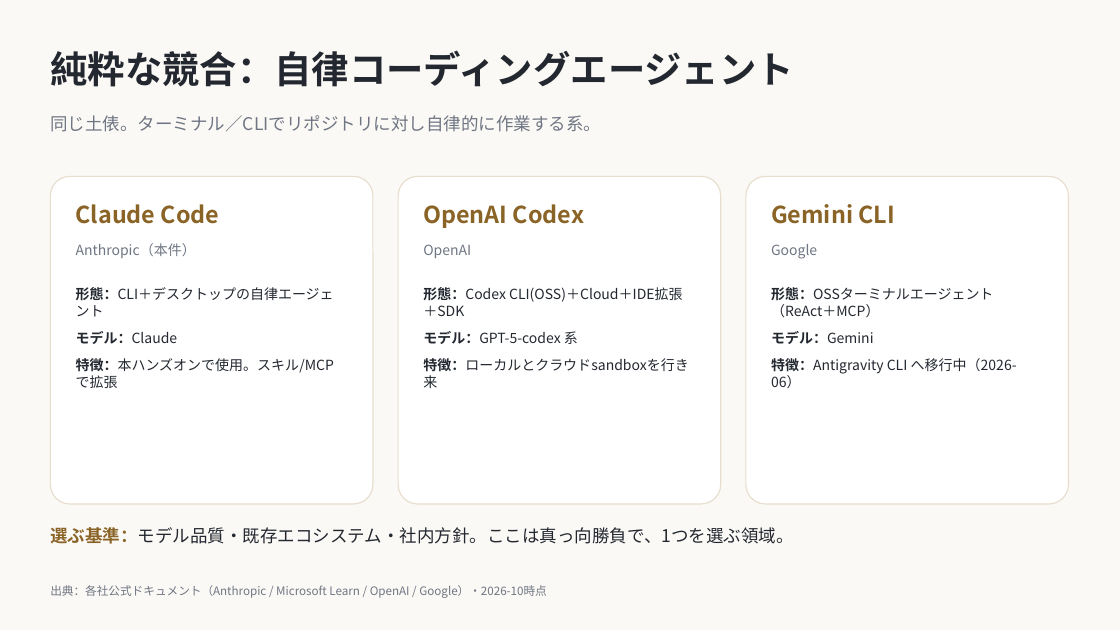
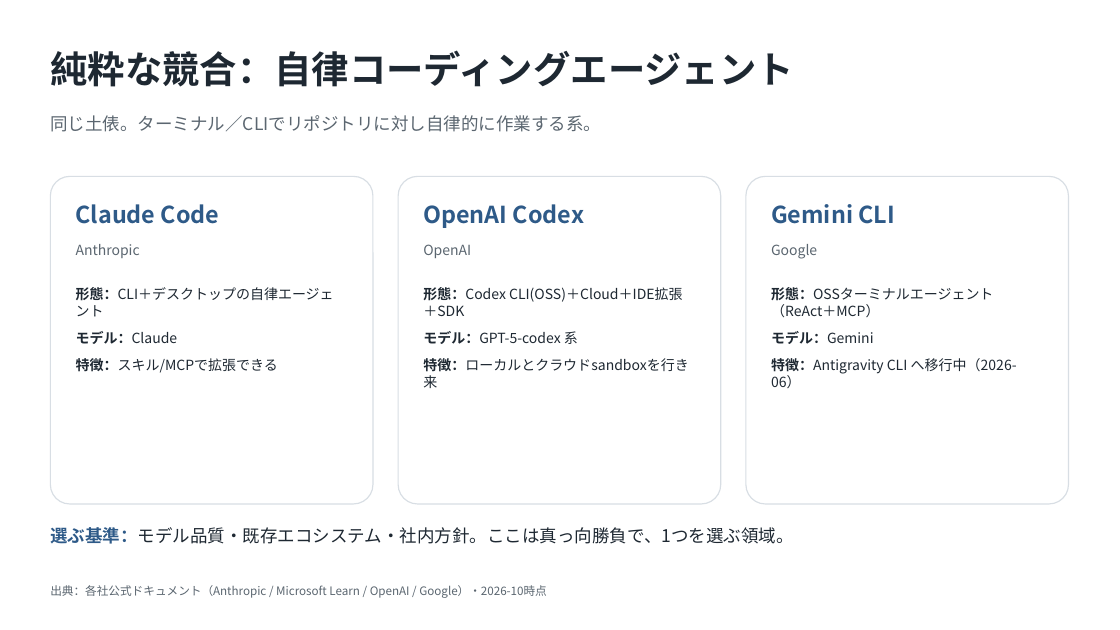
Before and after one commit to ctc-itkr/claude-hands-on, a slide deck: slide 2 of docs/03_参考資料/Copilot_Cowork_競合比較.pptx. Drawn at 1120x630 pixels with LibreOffice and Linux fonts; fonts in the diff are those of the drawing. Boxes give left, top, right and bottom in pixels: in the first picture for what was removed or moved away, otherwise in the second. Text is boxed around its words. In the diff, an @@ line names an element or a change of style, - is before the commit and + after.

```diff
--- a/docs/03_参考資料/Copilot_Cowork_競合比較.pptx
+++ b/docs/03_参考資料/Copilot_Cowork_競合比較.pptx
@@ rectangle removed at <box>0,0,1120,630</box> @@
@@ outline #E7DECE 1 pt to #D8DEE4 1 pt in 3 elements at <box>50,176,373,504</box>, <box>398,176,721,504</box>, <box>746,176,1069,504</box> @@
@@ text colour #8A6326 to #2E5A88 in 3 elements at <box>76,204,220,224</box>, <box>423,204,584,228</box>, <box>771,204,895,224</box> @@
@@ text at <box>76,244,140,258</box>: text changed; text colour #6F7683 to #5B6670 @@
-Anthropic（本件）
+Anthropic
@@ text at <box>76,358,278,373</box>: text changed; text colour #232830 to #1E2832 @@
-特徴：本ハンズオンで使用。スキル/MCPで拡張
+特徴：スキル/MCPで拡張できる
@@ text "選ぶ基準：モデル品質・既存エコシステム・社内方針。ここは真っ向勝負で、1つを選ぶ領域。" at <box>50,527,793,544</box>: text colour #8A6326 to #2E5A88, text colour #232830 to #1E2832 in "選ぶ基準：モデル品質・既存エコシステム・社内方針。ここは真っ向勝負で、1つを選ぶ領域。" @@
@@ text colour #6F7683 to #5B6670 in 4 elements at <box>50,115,601,132</box>, <box>423,244,471,258</box>, <box>771,244,817,259</box>, <box>50,585,547,598</box> @@
```
Also in this commit, not shown: 5 other slides changed.
